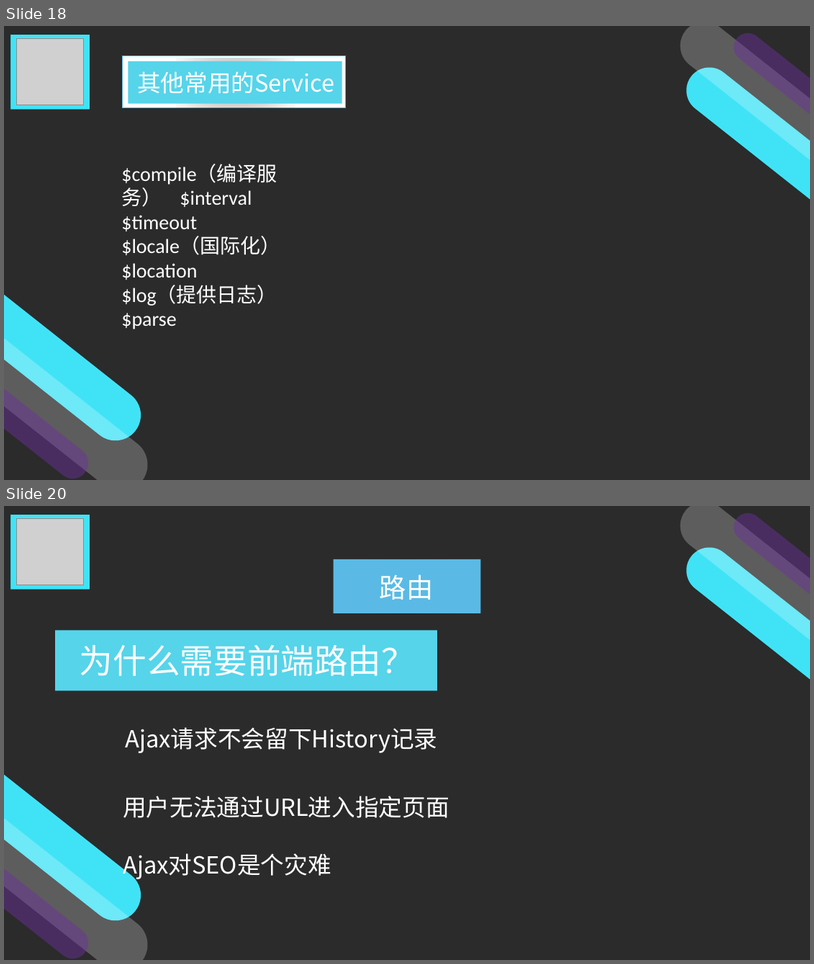
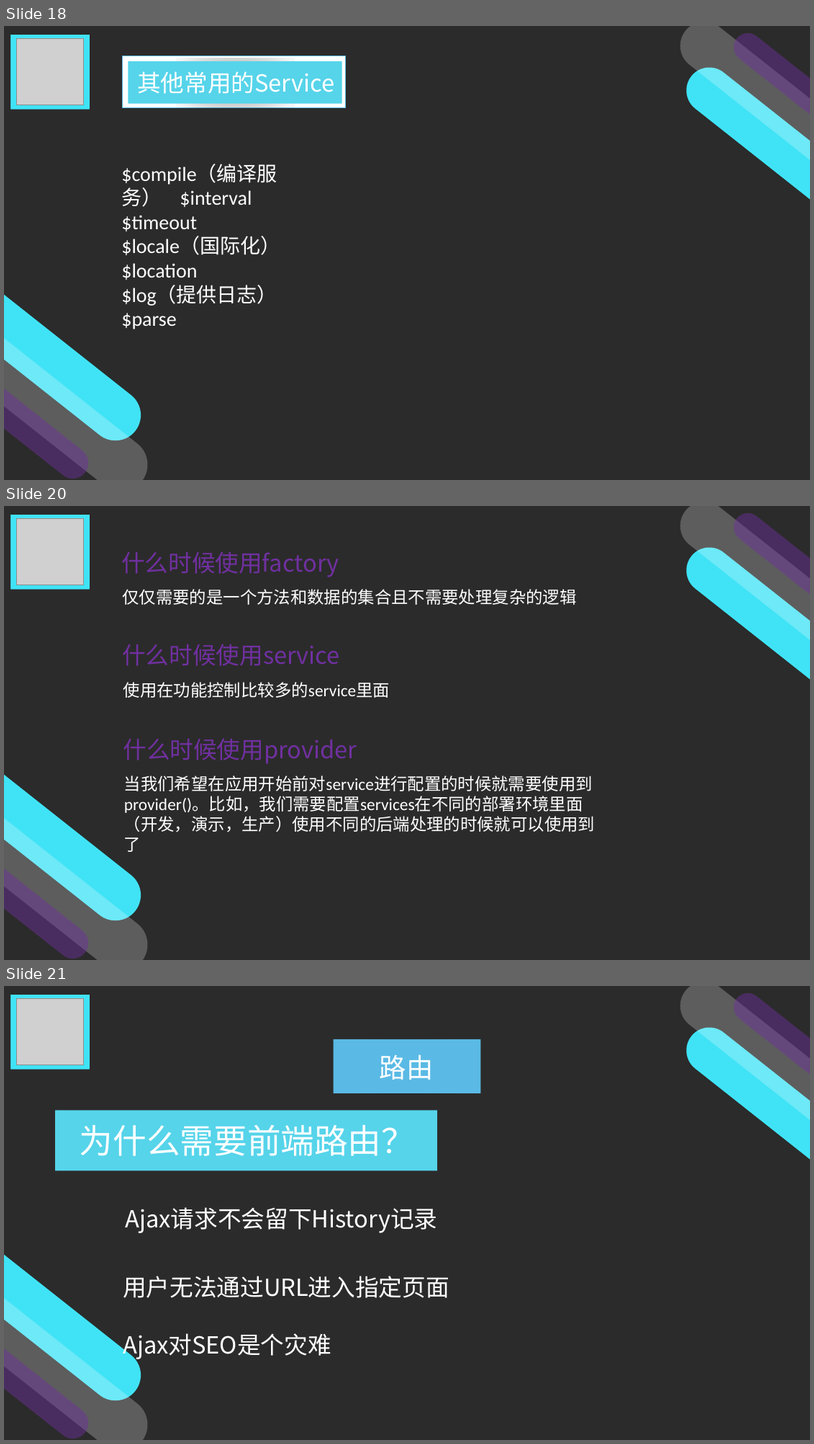
Before and after one commit to Dreamweaver-jun/AngularJS-sample, a slide deck: AngularJS演示.pptx. Shown one above the other, each under a label of ours: slides 18 and 20 before the commit, slides 18, 20 and 21 after it; the slides between them are not shown. The pictures are 814x964 and 814x1444 pixels, drawn with LibreOffice and Linux fonts; fonts in the diff are those of the drawing; grey boxes stand for pictures; background and template pictures are left out; a plain dark background stands for a picture behind light text. Boxes give left, top, right and bottom in pixels: in the first picture for what was removed or moved away, otherwise in the second. Text is boxed around its words. In the diff, an @@ line names an element or a change of style, - is before the commit and + after.

```diff
--- a/AngularJS演示.pptx
+++ b/AngularJS演示.pptx
@@ slide 20 added at [4, 506, 810, 960], background picture (left out) @@
@@ rectangle added at [10, 515, 89, 589], fill #40E3F6, 32 pt, text #FFFFFF @@
+LOGO
@@ rectangle added at [10, 515, 89, 589], fill #40E3F6 @@
@@ picture added at [17, 518, 83, 584] @@
@@ freeform shape added at [681, 506, 810, 641], fill #FFFFFF at 24% opacity @@
@@ freeform shape added at [734, 513, 810, 595], fill #7030A0 at 46% opacity @@
@@ freeform shape added at [687, 547, 810, 679], fill #40E3F6 @@
@@ text added at [121, 551, 339, 577], 28 pt, text #7030A0 @@
+什么时候使用factory
@@ text added at [122, 589, 576, 605], 20 pt, text #FFFFFF @@
+仅仅需要的是一个方法和数据的集合且不需要处理复杂的逻辑
@@ text added at [122, 644, 340, 666], 28 pt, text #7030A0 @@
+什么时候使用service
@@ text added at [124, 682, 390, 698], 20 pt, text #FFFFFF @@
+使用在功能控制比较多的service里面
@@ text added at [124, 738, 358, 764], 28 pt, text #7030A0 @@
+什么时候使用provider
@@ freeform shape added at [4, 775, 141, 920], fill #40E3F6 @@
@@ text added at [124, 775, 595, 852], 20 pt, text #FFFFFF @@
+当我们希望在应用开始前对service进行配置的时候就需要使用到provider()。比如，我们需要配置services在不同的部署环境里面（开发，演示，生产）使用不同的后端处理的时候就可以使用到了
@@ freeform shape added at [4, 818, 148, 960], fill #FFFFFF at 24% opacity @@
@@ freeform shape added at [4, 869, 88, 959], fill #7030A0 at 46% opacity @@
@@ what was slide 20 is now slide 21 @@
```
Also in this commit, not shown: 1 slide changed, 5 other files.
